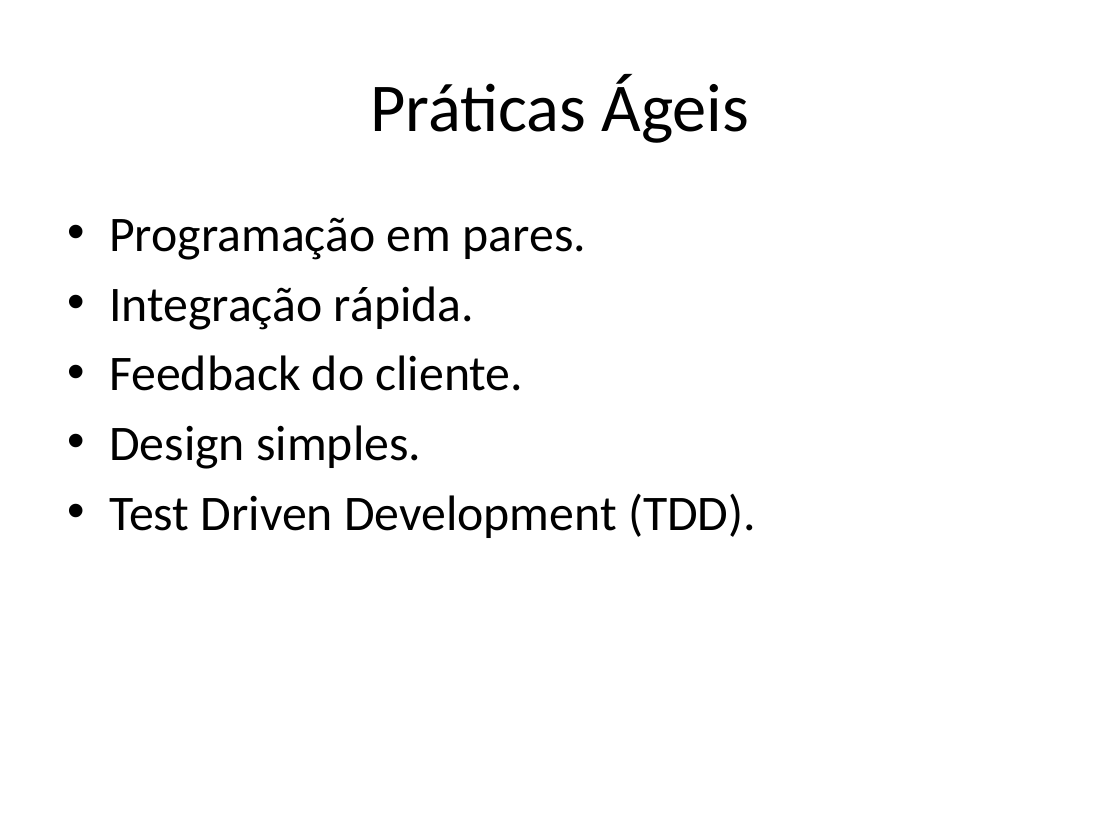
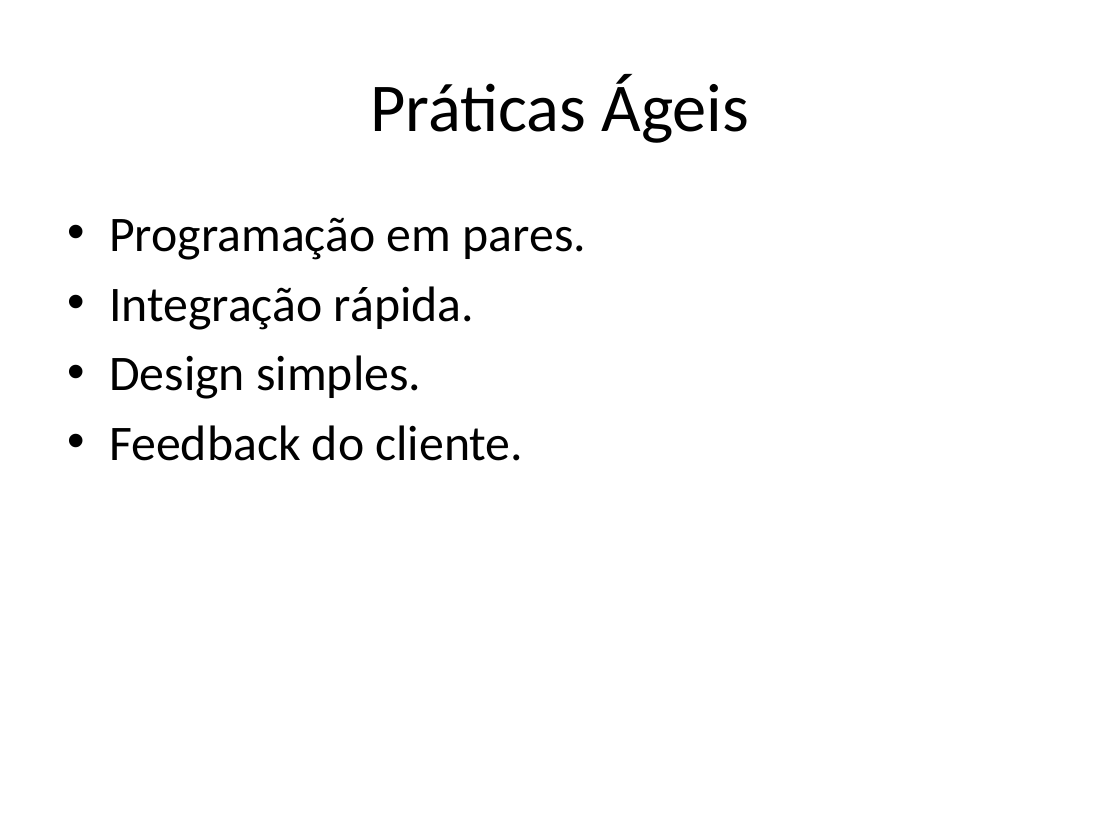
Before and after one commit to jpjcjbr/tccjp, a slide deck: slide 5 of apresentacao tcc.pptx. Drawn at 1120x840 pixels with LibreOffice and Linux fonts; fonts in the diff are those of the drawing. Boxes give left, top, right and bottom in pixels: in the first picture for what was removed or moved away, otherwise in the second. Text is boxed around its words. In the diff, an @@ line names an element or a change of style, - is before the commit and + after.

```diff
--- a/apresentacao tcc.pptx
+++ b/apresentacao tcc.pptx
@@ text at [109,355,421,399]: paragraph added @@
+• Design simples.
@@ text at [109,425,756,538]: paragraphs removed @@
-• Design simples.
-• Test Driven Development (TDD).
```
Also in this commit, not shown: 11 other slides changed, 3 slides added, 1 other file.
